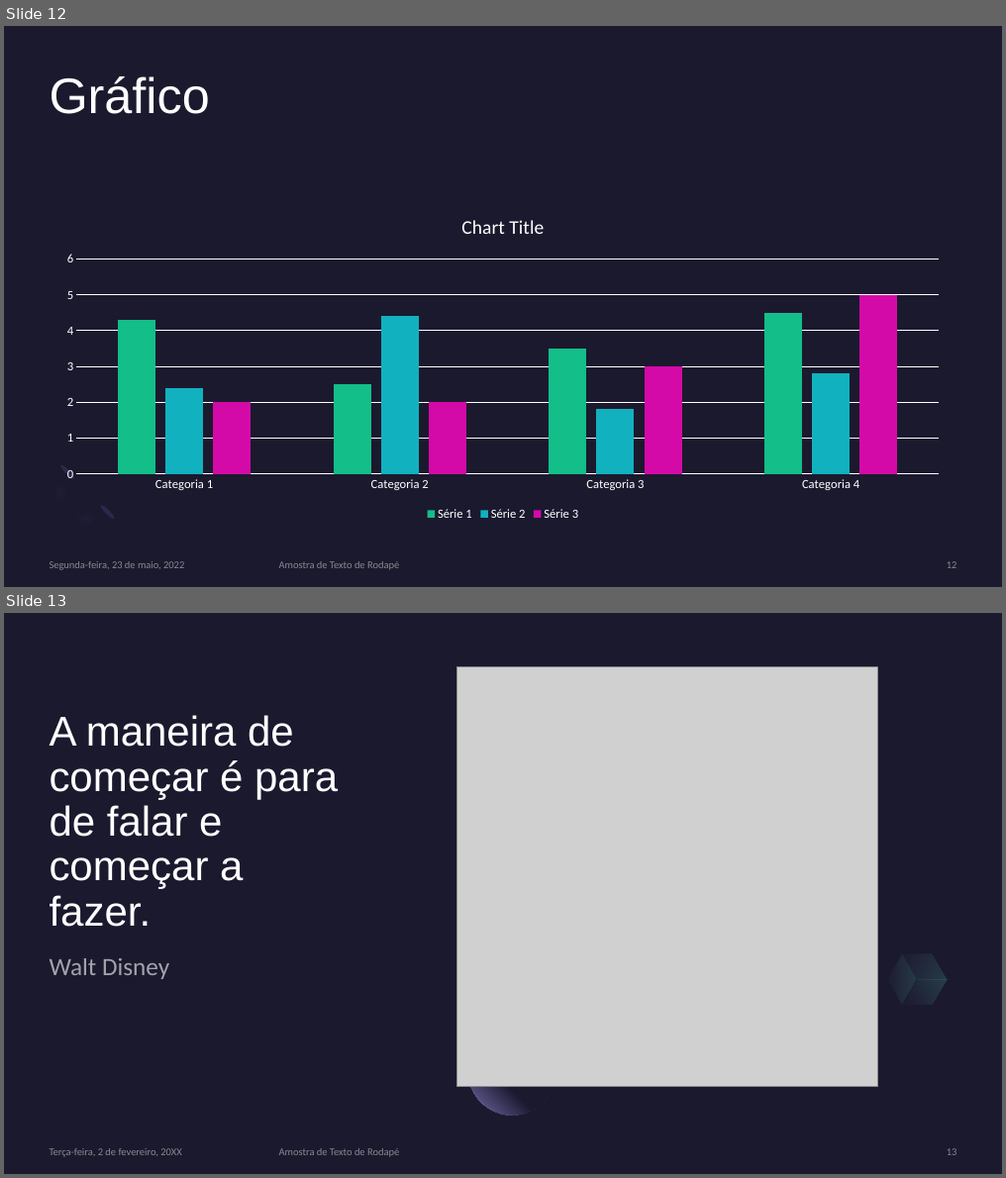
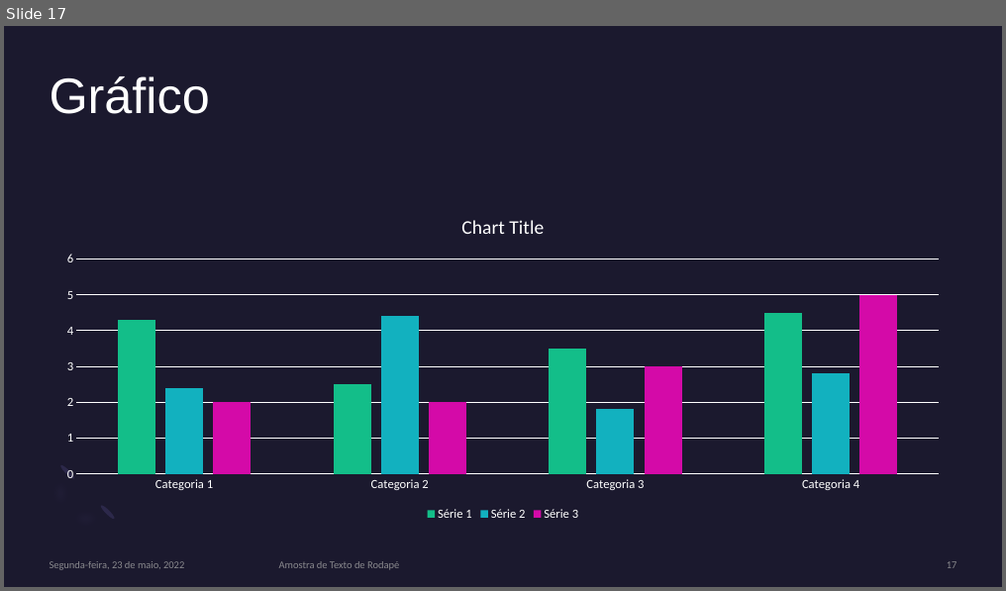
Before and after one commit to lidiambsouza/price_properties, a slide deck: Modelo Imobiliário.pptx. Shown one above the other, each under a label of ours: slides 12 and 13 before the commit, slide 17 after it. The pictures are 1006x1178 and 1006x591 pixels, drawn with LibreOffice and Linux fonts; fonts in the diff are those of the drawing; grey boxes stand for pictures. Boxes give left, top, right and bottom in pixels: in the first picture for what was removed or moved away, otherwise in the second. Text is boxed around its words. In the diff, an @@ line names an element or a change of style, - is before the commit and + after.

```diff
--- a/Modelo Imobiliário.pptx
+++ b/Modelo Imobiliário.pptx
@@ slide 13 removed at bbox=[4, 613, 1002, 1174], background #1B192E @@
@@ picture removed at bbox=[456, 666, 877, 1087] @@
@@ title removed at bbox=[50, 715, 338, 927] @@
-A maneira de começar é para de falar e começar a fazer.
@@ text removed at bbox=[50, 959, 169, 979] @@
-Walt Disney
@@ freeform shape removed at bbox=[881, 955, 925, 1005] @@
@@ freeform shape removed at bbox=[895, 942, 954, 993] @@
@@ freeform shape removed at bbox=[902, 966, 946, 1018] @@
@@ ellipse removed at bbox=[468, 1027, 556, 1115] @@
@@ text removed at bbox=[50, 1149, 182, 1157] @@
-Terça-feira, 2 de fevereiro, 20XX
@@ text removed at bbox=[279, 1149, 399, 1157] @@
-Amostra de Texto de Rodapé
@@ page number removed at bbox=[946, 1149, 957, 1156] @@
-13
@@ what was slide 12 is now slide 17 @@
```
Also in this commit, not shown: 4 slides changed, 5 slides added, 3 other slides removed.
